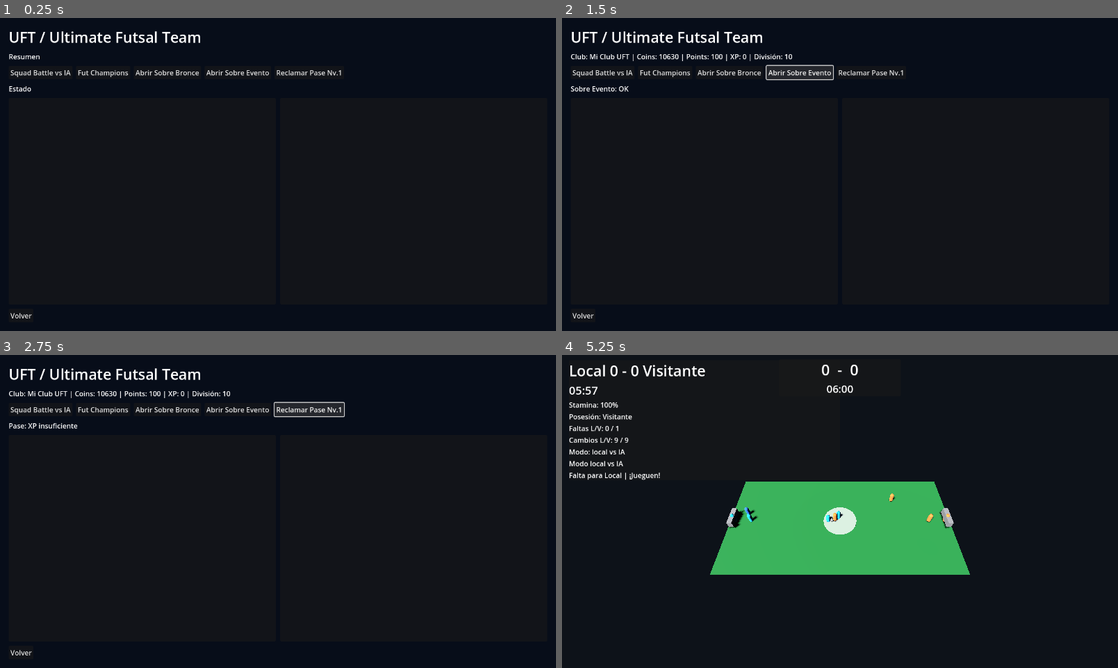
Above: before the commit, frames 1-4 (two rows, left to right).
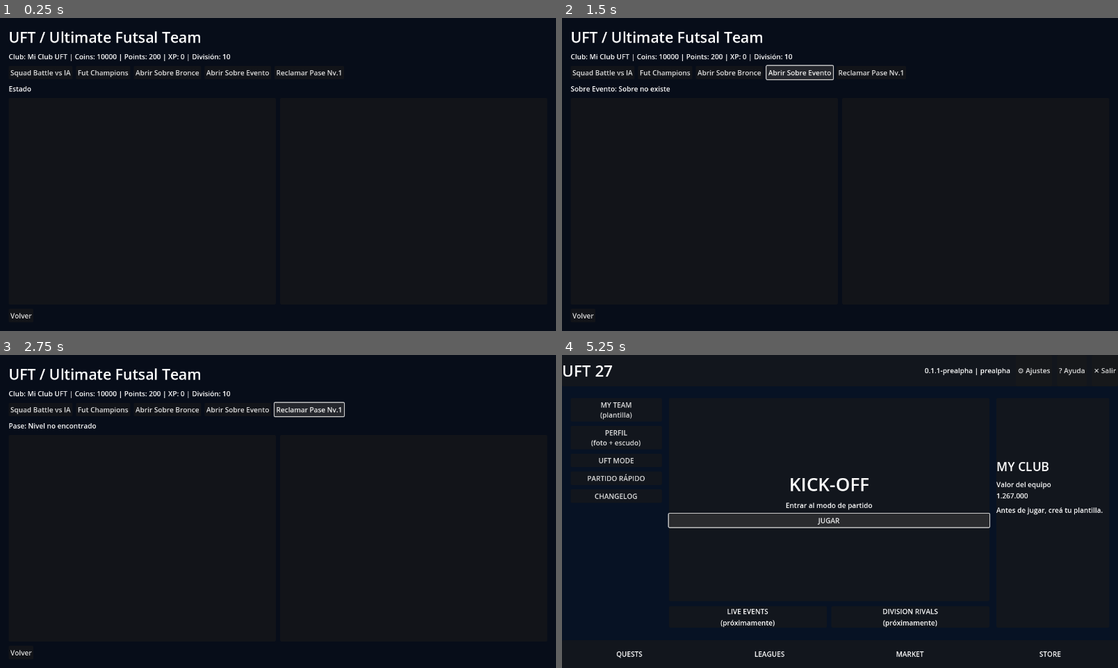
Above: after the commit, the same moments.

Repository: tenemostuseguro/uft27
Game: Godot game, scene res://scenes/UFTMenu2D.tscn
The game is run twice, just before and just after one commit, with the same random seed, the same clock (stepped at 60 frames per second) and the same inputs. This scene is started directly instead of the project's main scene.
Inputs (mouse positions are in pixels of both pictures, inside the frame that each line leads up to):
- Up to frame 1 (0.25 s): no input
- Up to frame 2 (1.5 s): click "Abrir Sobre Bronce" at 0.5 s; click "Abrir Sobre Evento" at 1.25 s
- Up to frame 3 (2.75 s): click "Reclamar Pase Nv.1" at 2 s
- Up to frame 4 (5.25 s): click "Squad Battle vs IA" at 2.75 s; click (667, 408) at 3.5 s, where only the run after the commit has a clickable "Fut Champions"; click (584, 652) at 4.25 s, where only the run after the commit has a clickable "Volver"; click (806, 520) at 5 s, where only the run after the commit has a clickable "JUGAR"

The runs differ from the first frame. In frame 1, 0.3% of the frame differs, in the area x 1-42%, y 11-14%; in frame 2, 0.1%; in frame 3, 0.2%; in frame 4, 16%, in the area x 0-100%, y 2-97%.
Error before the commit: Invalid access to property or key 'pressed' on a base object of type 'null instance'. (res://scripts/uft_menu_2d.gd:17)

Commit message:
Fix UFT menu node bindings and enforce Supabase-only UFT data loading

Diff:
--- a/godot-futsal/scripts/uft_manager.gd
+++ b/godot-futsal/scripts/uft_manager.gd
@@ -1,6 +1,5 @@
 extends Node
 
-const STATE_PATH := "user://uft_state.json"
 const CACHE_ROOT := "user://cache/images"
 const STARTER_POSITIONS: Array[String] = ["POR", "C", "AI", "AD", "P"]
 
@@ -44,83 +43,69 @@
 
 func _load_static_data() -> void:
 	var auth := get_node_or_null("/root/AuthService")
-	if auth != null and auth.is_authenticated():
-		var remote: Dictionary = await auth.list_uft_configs()
-		if remote.get("ok", false):
-			var rows: Variant = remote.get("json", [])
-			if rows is Array and rows.size() > 0:
-				for row in rows:
-						var k := str(row.get("key", ""))
-						var payload: Variant = row.get("payload", null)
-						if k == "base_players" and payload is Array:
-							base_players = _array_to_dict(_as_dict_array(payload), "player_id")
-						elif k == "cards" and payload is Array:
-							cards = _array_to_dict(_as_dict_array(payload), "card_id")
-						elif k == "packs" and payload is Array:
-							packs = _array_to_dict(_as_dict_array(payload), "pack_id")
-						elif k == "events" and payload is Array:
-							events = _as_dict_array(payload)
-						elif k == "market" and payload is Array:
-							market_listings = _as_dict_array(payload)
-						elif k == "season" and payload is Dictionary:
-							season_config = payload
-	if base_players.is_empty():
-		base_players = _array_to_dict(_as_dict_array(_load_json_resource("res://uft_data/base_players.json")), "player_id")
-	if cards.is_empty():
-		cards = _array_to_dict(_as_dict_array(_load_json_resource("res://uft_data/cards.json")), "card_id")
-	if packs.is_empty():
-		packs = _array_to_dict(_as_dict_array(_load_json_resource("res://uft_data/packs.json")), "pack_id")
-	if events.is_empty():
-		events = _as_dict_array(_load_json_resource("res://uft_data/events.json"))
-	if market_listings.is_empty():
-		market_listings = _as_dict_array(_load_json_resource("res://uft_data/market.json"))
-	if season_config.is_empty():
-		season_config = _load_json_object("res://uft_data/season.json")
+	if auth == null:
+		push_warning("UFTManager: AuthService no disponible, no se pueden cargar catálogos desde Supabase.")
+		return
+	var remote: Dictionary = await auth.list_uft_configs()
+	if remote.get("ok", false):
+		var rows: Variant = remote.get("json", [])
+		if rows is Array and rows.size() > 0:
+			for row in rows:
+				var k := str(row.get("key", ""))
+				var payload: Variant = row.get("payload", null)
+				if k == "base_players" and payload is Array:
+					base_players = _array_to_dict(_as_dict_array(payload), "player_id")
+				elif k == "cards" and payload is Array:
+					cards = _array_to_dict(_as_dict_array(payload), "card_id")
+				elif k == "packs" and payload is Array:
+					packs = _array_to_dict(_as_dict_array(payload), "pack_id")
+				elif k == "events" and payload is Array:
+					events = _as_dict_array(payload)
+				elif k == "market" and payload is Array:
+					market_listings = _as_dict_array(payload)
+				elif k == "season" and payload is Dictionary:
+					season_config = payload
+	if base_players.is_empty() and cards.is_empty():
+		push_warning("UFTManager: Supabase no devolvió catálogos UFT (base_players/cards).")
 
 func _load_state() -> void:
 	var auth := get_node_or_null("/root/AuthService")
-	if auth != null and auth.is_authenticated():
-		var remote: Dictionary = await auth.get_uft_snapshot()
-		if remote.get("ok", false):
-			var snapshot: Variant = remote.get("snapshot", {})
-			if snapshot is Dictionary:
-				for key in state.keys():
-					if snapshot.has(key):
-						state[key] = snapshot[key]
-				return
-	if not FileAccess.file_exists(STATE_PATH):
+	if auth == null or not auth.is_authenticated():
+		push_warning("UFTManager: sesión no autenticada, no se puede cargar snapshot UFT desde Supabase.")
 		return
-	var file := FileAccess.open(STATE_PATH, FileAccess.READ)
-	if file == null:
-		return
-	var parsed: Variant = JSON.parse_string(file.get_as_text())
-	if parsed is Dictionary:
-		for key in state.keys():
-			if parsed.has(key):
-				state[key] = parsed[key]
+	var remote: Dictionary = await auth.get_uft_snapshot()
+	if remote.get("ok", false):
+		var snapshot: Variant = remote.get("snapshot", {})
+		if snapshot is Dictionary:
+			for key in state.keys():
+				if snapshot.has(key):
+					state[key] = snapshot[key]
+	else:
+		push_warning("UFTManager: error cargando snapshot UFT desde Supabase: %s" % str(remote.get("error", "desconocido")))
 
 func _save_state() -> void:
 	var auth := get_node_or_null("/root/AuthService")
-	if auth != null and auth.is_authenticated():
-		auth.save_uft_snapshot(state)
+	if auth == null or not auth.is_authenticated():
+		push_warning("UFTManager: sesión no autenticada, no se puede guardar snapshot UFT en Supabase.")
 		return
-	var file := FileAccess.open(STATE_PATH, FileAccess.WRITE)
-	if file == null:
-		return
-	file.store_string(JSON.stringify(state))
+	auth.save_uft_snapshot(state)
 
 func _ensure_starter_cards() -> void:
 	if state["collection"].size() > 0:
 		return
-	for id in ["c_molina_base", "c_herrera_base", "c_duarte_event", "c_prieto_totw", "c_salvat_icon"]:
-		state["collection"].append(id)
-	state["lineup"] = {
-		"POR": "c_molina_base",
-		"C": "c_herrera_base",
-		"AI": "c_duarte_event",
-		"AD": "c_prieto_totw",
-		"P": "c_salvat_icon"
-	}
+	var by_pos: Dictionary = {"POR": "", "C": "", "AI": "", "AD": "", "P": ""}
+	for card_id in cards.keys():
+		var card: Dictionary = cards[card_id]
+		var player: Dictionary = base_players.get(str(card.get("player_id", "")), {})
+		var pos := str(player.get("main_position", ""))
+		if by_pos.has(pos) and str(by_pos[pos]).is_empty():
+			by_pos[pos] = str(card_id)
+	for pos in STARTER_POSITIONS:
+		var selected := str(by_pos.get(pos, ""))
+		if selected.is_empty():
+			continue
+		state["collection"].append(selected)
+		state["lineup"][pos] = selected
 
 func get_summary() -> Dictionary:
 	return {
@@ -410,24 +395,6 @@
 func _ensure_dir(path: String) -> void:
 	DirAccess.make_dir_recursive_absolute(ProjectSettings.globalize_path(path))
 
-func _load_json_resource(path: String) -> Array:
-	var file := FileAccess.open(path, FileAccess.READ)
-	if file == null:
-		return []
-	var parsed: Variant = JSON.parse_string(file.get_as_text())
-	if parsed is Array:
-		return parsed
-	return []
-
-func _load_json_object(path: String) -> Dictionary:
-	var file := FileAccess.open(path, FileAccess.READ)
-	if file == null:
-		return {}
-	var parsed: Variant = JSON.parse_string(file.get_as_text())
-	if parsed is Dictionary:
-		return parsed
-	return {}
-
 func _array_to_dict(source: Array, key_name: String) -> Dictionary:
 	var out := {}
 	for row in source:
--- a/godot-futsal/scripts/uft_menu_2d.gd
+++ b/godot-futsal/scripts/uft_menu_2d.gd
@@ -5,16 +5,28 @@
 
 @onready var summary_label: Label = $Margin/VBox/Summary
 @onready var status_label: Label = $Margin/VBox/Status
-@onready var collection_list: ItemList = $Margin/VBox/Collection
-@onready var market_list: ItemList = $Margin/VBox/Market
+@onready var collection_list: ItemList = $Margin/VBox/Row/Collection
+@onready var market_list: ItemList = $Margin/VBox/Row/Market
 
 func _ready() -> void:
-	$Margin/VBox/Buttons/SquadBattle.pressed.connect(_on_squad_battle_pressed)
-	$Margin/VBox/Buttons/Champions.pressed.connect(_on_champions_pressed)
-	$Margin/VBox/Buttons/OpenBronze.pressed.connect(_on_open_bronze)
-	$Margin/VBox/Buttons/OpenEvent.pressed.connect(_on_open_event)
-	$Margin/VBox/Buttons/ClaimPass.pressed.connect(_on_claim_pass)
-	$Margin/VBox/Buttons/Back.pressed.connect(func() -> void: get_tree().change_scene_to_file(MAIN_MENU_SCENE))
+	var squad_btn := get_node_or_null("Margin/VBox/Buttons/SquadBattle")
+	var champs_btn := get_node_or_null("Margin/VBox/Buttons/Champions")
+	var bronze_btn := get_node_or_null("Margin/VBox/Buttons/OpenBronze")
+	var event_btn := get_node_or_null("Margin/VBox/Buttons/OpenEvent")
+	var claim_btn := get_node_or_null("Margin/VBox/Buttons/ClaimPass")
+	var back_btn := get_node_or_null("Margin/VBox/Buttons2/Back")
+	if squad_btn != null:
+		squad_btn.pressed.connect(_on_squad_battle_pressed)
+	if champs_btn != null:
+		champs_btn.pressed.connect(_on_champions_pressed)
+	if bronze_btn != null:
+		bronze_btn.pressed.connect(_on_open_bronze)
+	if event_btn != null:
+		event_btn.pressed.connect(_on_open_event)
+	if claim_btn != null:
+		claim_btn.pressed.connect(_on_claim_pass)
+	if back_btn != null:
+		back_btn.pressed.connect(func() -> void: get_tree().change_scene_to_file(MAIN_MENU_SCENE))
 	_refresh()
 
 func _refresh() -> void:
@@ -54,15 +66,24 @@
 
 func _on_open_bronze() -> void:
 	var result: Dictionary = get_node("/root/UFTManager").open_pack("bronze_pack")
-	status_label.text = "Sobre Bronce: %s" % ("OK" if result.get("ok", false) else str(result.get("error", "error")))
+	var status := "OK"
+	if not result.get("ok", false):
+		status = str(result.get("error", "error"))
+	status_label.text = "Sobre Bronce: %s" % status
 	_refresh()
 
 func _on_open_event() -> void:
 	var result: Dictionary = get_node("/root/UFTManager").open_pack("event_pack")
-	status_label.text = "Sobre Evento: %s" % ("OK" if result.get("ok", false) else str(result.get("error", "error")))
+	var status := "OK"
+	if not result.get("ok", false):
+		status = str(result.get("error", "error"))
+	status_label.text = "Sobre Evento: %s" % status
 	_refresh()
 
 func _on_claim_pass() -> void:
 	var result: Dictionary = get_node("/root/UFTManager").claim_battle_pass(1, false)
-	status_label.text = "Pase: %s" % ("Reclamado" if result.get("ok", false) else str(result.get("error", "error")))
+	var status := "Reclamado"
+	if not result.get("ok", false):
+		status = str(result.get("error", "error"))
+	status_label.text = "Pase: %s" % status
 	_refresh()
Not shown, added: godot-futsal/cache/images/cards/.gitkeep
Not shown, added: godot-futsal/cache/images/players/.gitkeep
